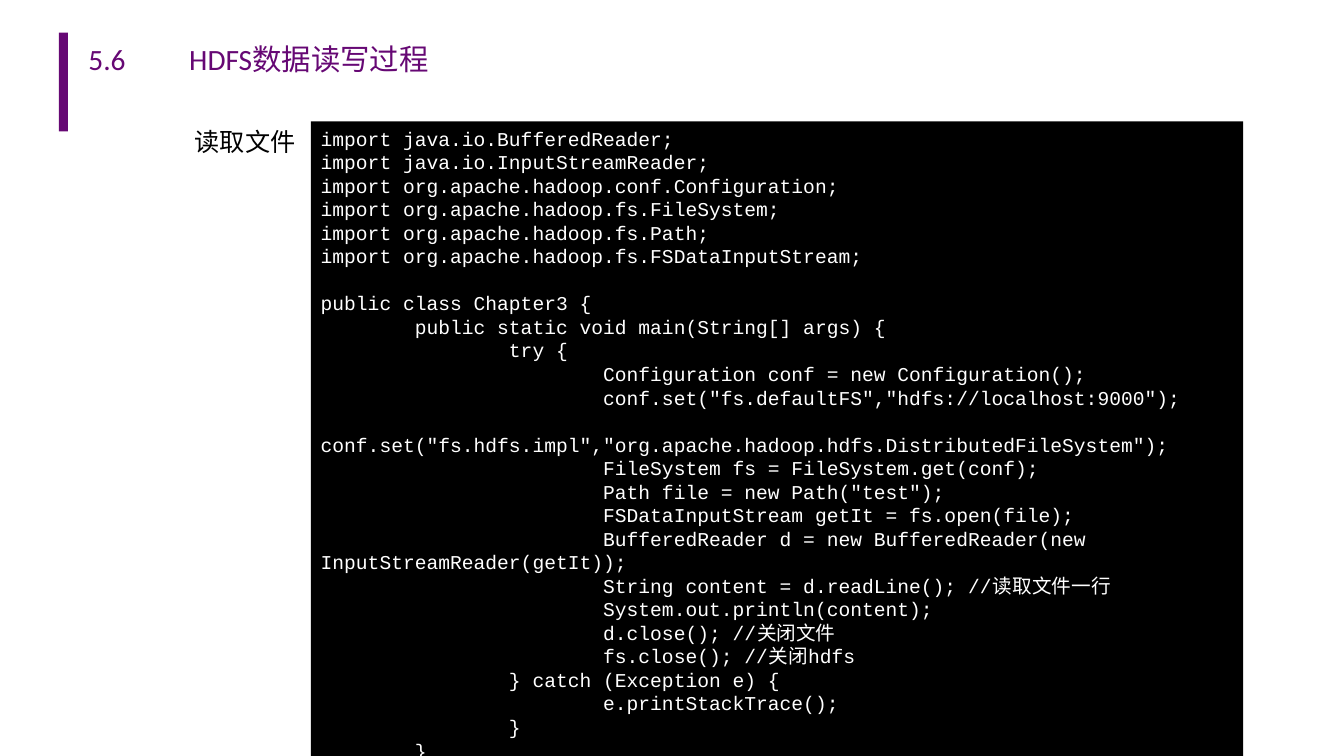
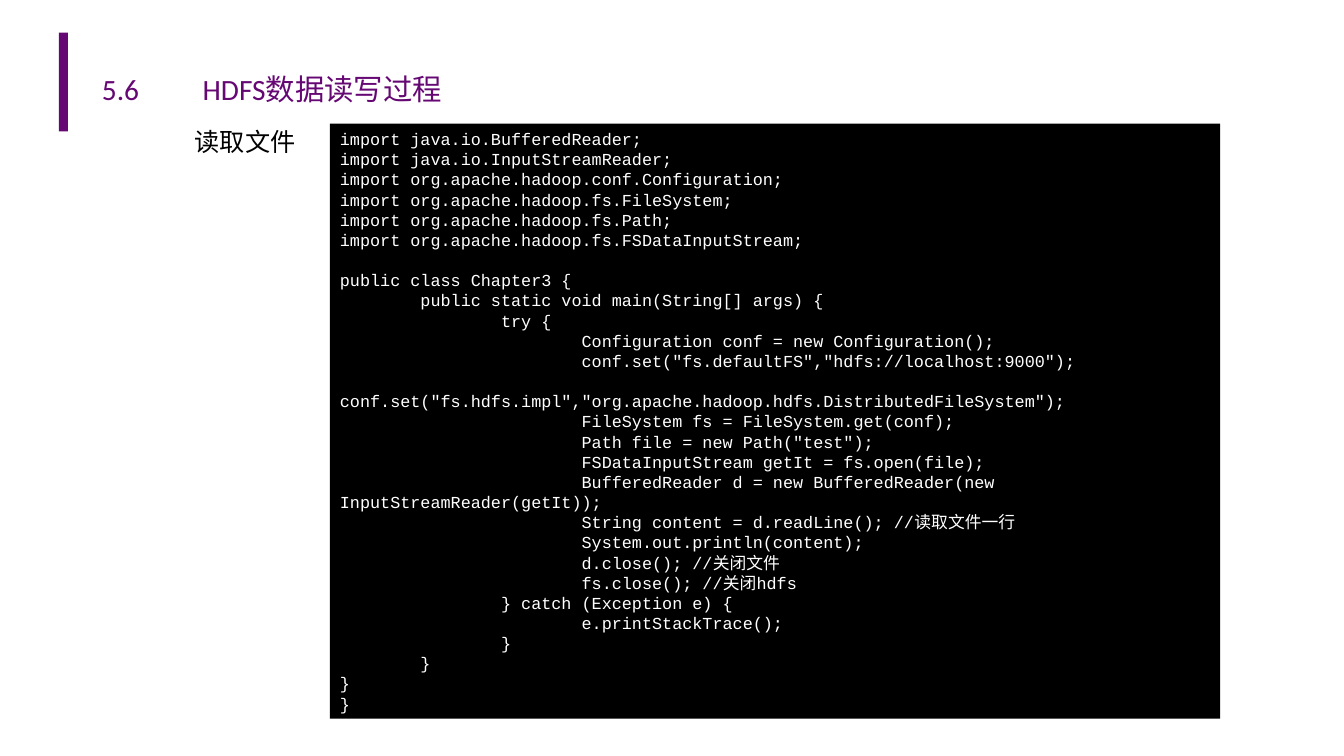
Before and after one commit to ginger0106/IB00030-clould-computing-sztu, a slide deck: slide 29 of 05-云计算技术-分布式文件系统-(2022).ppt. Drawn at 1344x756 pixels with LibreOffice and Linux fonts; fonts in the diff are those of the drawing; background and template pictures are left out. Boxes give left, top, right and bottom in pixels: in the first picture for what was removed or moved away, otherwise in the second. Text is boxed around its words. In the diff, an @@ line names an element or a change of style, - is before the commit and + after.

```diff
--- a/05-云计算技术-分布式文件系统-(2022).ppt
+++ b/05-云计算技术-分布式文件系统-(2022).ppt
@@ title "5.6 HDFS数据读写过程" moved from (x1=88, y1=46, x2=428, y2=73) to (x1=102, y1=75, x2=442, y2=103) @@
@@ rectangle "import java.io.BufferedReader;" resized from (x1=310, y1=121, x2=1242, y2=756) to (x1=329, y1=124, x2=1219, y2=718) @@
@@ rectangle "import java.io.BufferedReader;" at (x1=329, y1=124, x2=1219, y2=718): size 14 to 12 pt @@
```
Also in this commit, not shown: 68 other slides changed, 1 other file.
